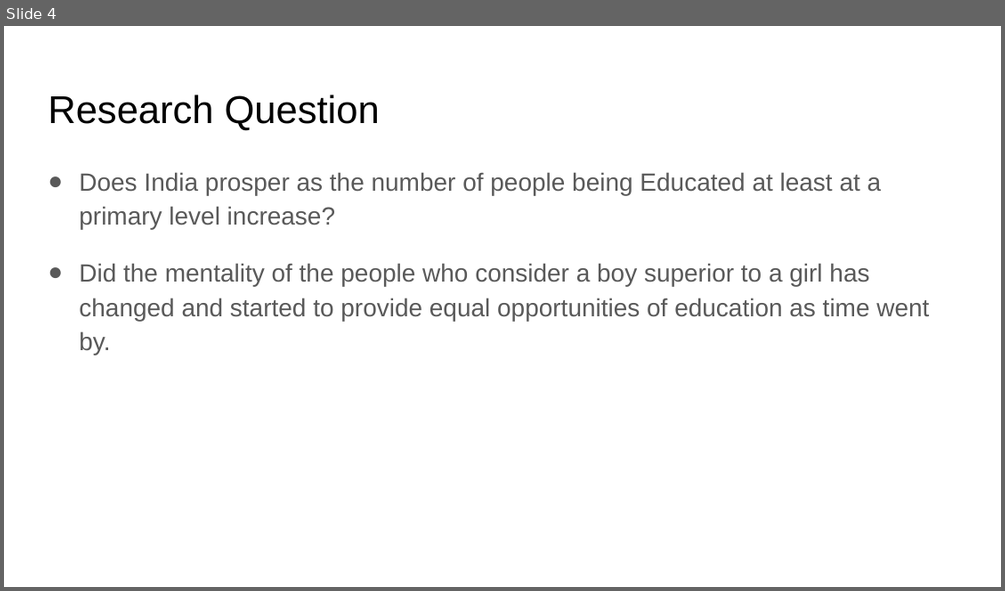
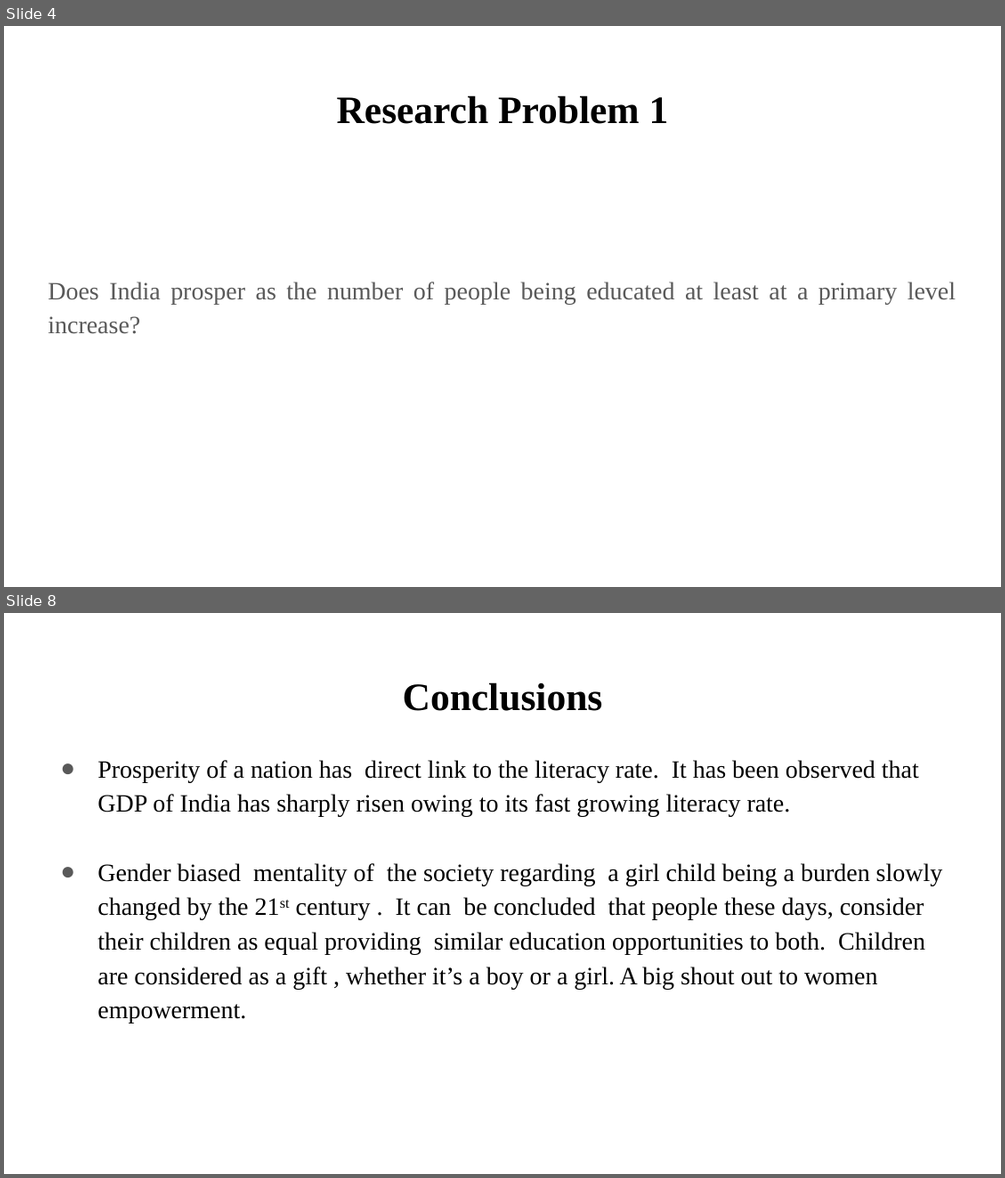
Before and after one commit to Rohithsoman/EdX-Python4DS, a slide deck: DSE 200X_ Mini Project Presentation - Rohith Soman.pptx. Shown one above the other, each under a label of ours: slide 4 before the commit, slides 4 and 8 after it; the slides between them are not shown. The pictures are 1005x591 and 1005x1178 pixels, drawn with LibreOffice and Linux fonts; fonts in the diff are those of the drawing. Boxes give left, top, right and bottom in pixels: in the first picture for what was removed or moved away, otherwise in the second. Text is boxed around its words. In the diff, an @@ line names an element or a change of style, - is before the commit and + after.

```diff
--- a/DSE 200X_ Mini Project Presentation - Rohith Soman.pptx
+++ b/DSE 200X_ Mini Project Presentation - Rohith Soman.pptx
@@ slide 8 added at (x1=4, y1=613, x2=1001, y2=1174), background #FFFFFF @@
@@ title added at (x1=403, y1=682, x2=603, y2=711), 28 pt, text #000000, bold @@
+Conclusions
@@ text added at (x1=97, y1=760, x2=943, y2=1023), 18 pt, text #000000 @@
+● Prosperity of a nation has direct link to the literacy rate. It has been observed that GDP of India has sharply risen owing to its fast growing literacy rate.
+● Gender biased mentality of the society regarding a girl child being a burden slowly changed by the 21st century . It can be concluded that people these days, consider their children as equal providing similar education opportunities to both. Children are considered as a gift , whether it’s a boy or a girl. A big shout out to women empowerment.
@@ slide 4 changed as well @@
@@ title at (x1=337, y1=95, x2=669, y2=124): text changed; font Arial to Times New Roman; bold on @@
-Research Question
+Research Problem 1
@@ text at (x1=48, y1=281, x2=955, y2=334): text changed; font Arial to Times New Roman @@
-● Does India prosper as the number of people being Educated at least at a primary level increase?
-● Did the mentality of the people who consider a boy superior to a girl has changed and started to provide equal opportunities of education as time went by.
+Does India prosper as the number of people being educated at least at a primary level increase?
```
Also in this commit, not shown: 5 other slides changed, 3 other slides added, 2 slides removed.
